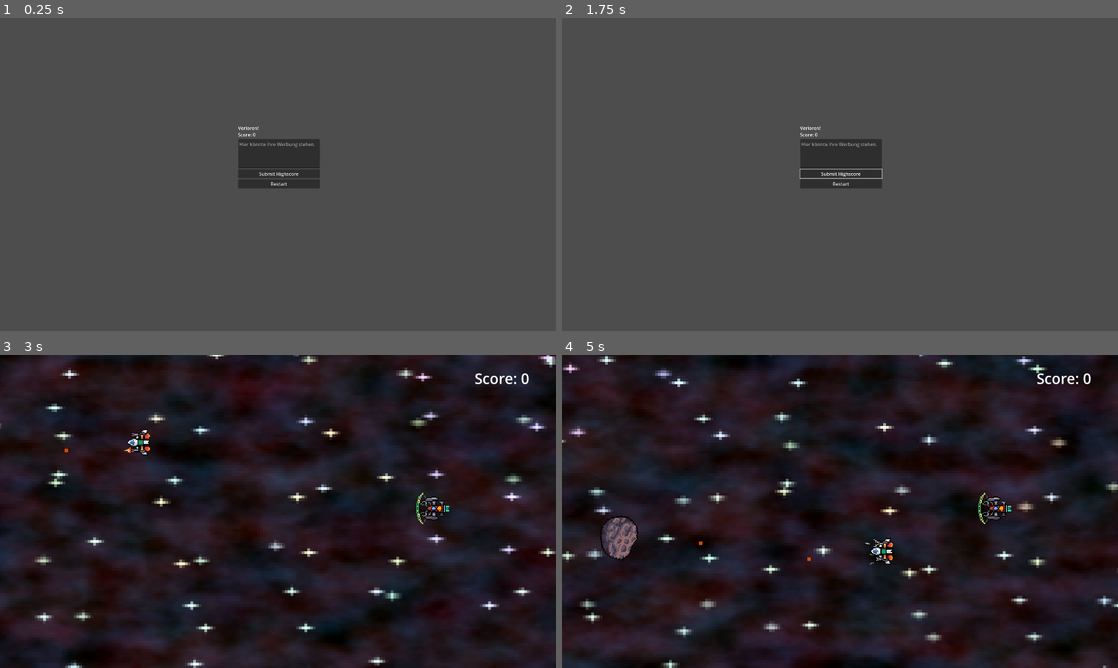
Above: before the commit, frames 1-4 (two rows, left to right).
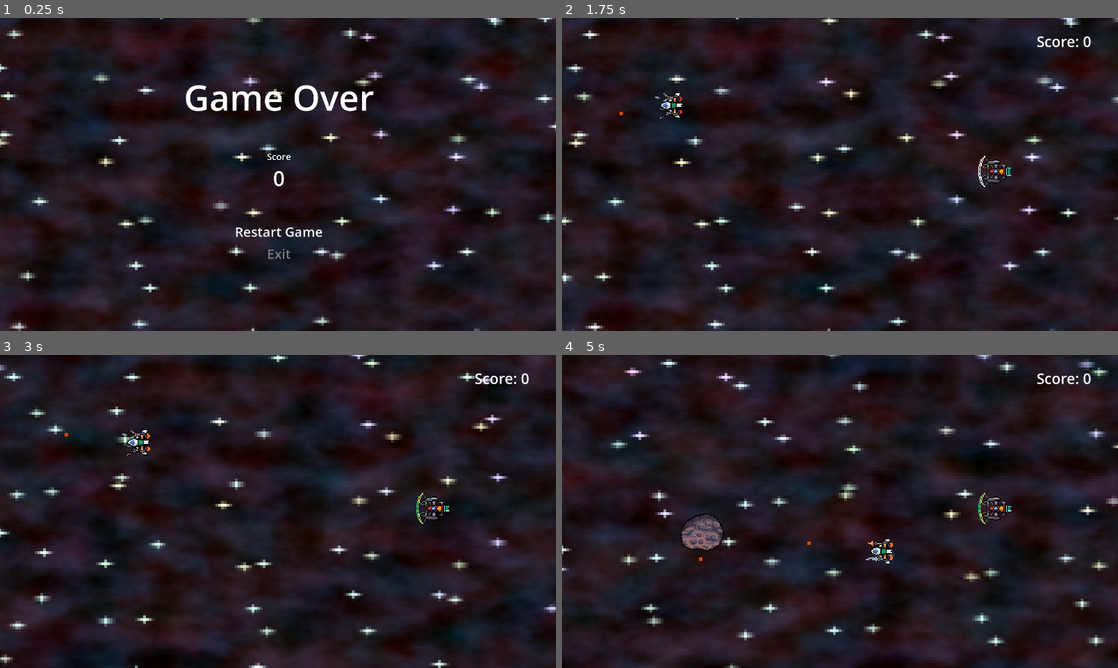
Above: after the commit, the same moments.

Repository: Yekt/SyntaxSoup
Game: Godot game, scene res://scenes/screens/game_over.tscn
The game is run twice, just before and just after one commit, with the same random seed, the same clock (stepped at 60 frames per second) and the same inputs. This scene is started directly instead of the project's main scene. The engine's default icon, where the game draws it, is replaced by a stand-in: a white triangle on a blue panel in a dark square.
Inputs (mouse positions are in pixels of both pictures, inside the frame that each line leads up to):
- Up to frame 1 (0.25 s): no input
- Up to frame 2 (1.75 s): click (840, 174) at 0.5 s, where only the run before the commit has a clickable "Submit Highscore"; click (840, 230) at 1.25 s, where only the run after the commit has a clickable "Restart Game"
- Up to frame 3 (3 s): click (278, 520) at 2 s, where only the run before the commit has a clickable "Restart"; hold D (attacker_right) from 2.78 s (still down)
- Up to frame 4 (5 s): release D (attacker_right) at 3.53 s; hold S (attacker_down) 3.53-4.28 s; hold D (attacker_right) from 4.28 s (still down)

The runs differ from the first frame. In frame 1, 98% of the frame differs, in the area x 0-100%, y 0-100%; in frame 2, 98%; in frame 3, 25%; in frame 4, 26%.

Commit message:
fix: game over screen

Diff:
--- a/globals.gd
+++ b/globals.gd
@@ -8,3 +8,8 @@
 func add_score(delta: int):
 	SCORE += delta
 	print(SCORE)
+
+
+func reset():
+	SCORE = 0
+	SPEED_SCALE = 1.0
--- a/scenes/entities/attacker.tscn
+++ b/scenes/entities/attacker.tscn
@@ -1,12 +1,9 @@
-[gd_scene load_steps=24 format=3 uid="uid://dispcdksyboha"]
+[gd_scene load_steps=20 format=3 uid="uid://dispcdksyboha"]
 
 [ext_resource type="Script" path="res://scenes/entities/attacker.gd" id="1_5n3m0"]
 [ext_resource type="Texture2D" uid="uid://dsvog4sdetuq3" path="res://scenes/textures/Engine.png" id="2_i4ypy"]
-[ext_resource type="Texture2D" uid="uid://ytd1a3nmvxao" path="res://scenes/textures/Main Ship - Base - Full health.png" id="3_w7voh"]
+[ext_resource type="Texture2D" uid="uid://d1e1fb08jt4fb" path="res://scenes/textures/Ship.png" id="3_g2t45"]
 [ext_resource type="Texture2D" uid="uid://dgr7b06nbc6cx" path="res://scenes/textures/Autocannon.png" id="4_46an0"]
-[ext_resource type="Texture2D" uid="uid://b840hdwe2vju6" path="res://scenes/textures/Main Ship - Base - Slight damage.png" id="4_e7aoh"]
-[ext_resource type="Texture2D" uid="uid://cbk2t6xxntmk8" path="res://scenes/textures/Main Ship - Base - Very damaged.png" id="5_ixtxw"]
-[ext_resource type="Texture2D" uid="uid://b2chh23emhuwu" path="res://scenes/textures/Main Ship - Base - Damaged.png" id="6_dm562"]
 
 [sub_resource type="CircleShape2D" id="CircleShape2D_08lvl"]
 radius = 20.0
@@ -64,26 +61,6 @@
 "loop": true,
 "name": &"running",
 "speed": 20.0
-}]
-
-[sub_resource type="SpriteFrames" id="SpriteFrames_5ylnw"]
-animations = [{
-"frames": [{
-"duration": 1.0,
-"texture": ExtResource("3_w7voh")
-}, {
-"duration": 1.0,
-"texture": ExtResource("4_e7aoh")
-}, {
-"duration": 1.0,
-"texture": ExtResource("6_dm562")
-}, {
-"duration": 1.0,
-"texture": ExtResource("5_ixtxw")
-}],
-"loop": false,
-"name": &"default",
-"speed": 5.0
 }]
 
 [sub_resource type="AtlasTexture" id="AtlasTexture_yf0qs"]
@@ -170,9 +147,9 @@
 sprite_frames = SubResource("SpriteFrames_ewujq")
 animation = &"running"
 
-[node name="ShipSprite" type="AnimatedSprite2D" parent="."]
+[node name="ShipSprite" type="Sprite2D" parent="."]
 texture_filter = 1
-sprite_frames = SubResource("SpriteFrames_5ylnw")
+texture = ExtResource("3_g2t45")
 
 [node name="GunAnimation" type="AnimatedSprite2D" parent="."]
 texture_filter = 1
--- a/scenes/screens/ScorePanel.gd
+++ /dev/null
@@ -1,4 +0,0 @@
-extends RichTextLabel
-
-func _process(delta):
-	self.text = "Score: " + str(get_node("/root/Globals").SCORE)
--- a/scenes/screens/StartButton.gd
+++ /dev/null
@@ -1,4 +0,0 @@
-extends Button
-
-func _on_pressed():
-	get_tree().change_scene_to_file("res://scenes/screens/game.tscn" )
--- a/scenes/screens/game.tscn
+++ b/scenes/screens/game.tscn
@@ -4,13 +4,19 @@
 [ext_resource type="PackedScene" uid="uid://dispcdksyboha" path="res://scenes/entities/attacker.tscn" id="2_5qbvn"]
 [ext_resource type="PackedScene" uid="uid://bhhktlh1a1cui" path="res://scenes/entities/supporter.tscn" id="3_b0be5"]
 [ext_resource type="PackedScene" uid="uid://chhfogupnq103" path="res://scenes/entities/background.tscn" id="4_b3dwb"]
-[ext_resource type="Script" path="res://scenes/screens/ScorePanel.gd" id="5_3hegm"]
 
 [sub_resource type="Curve2D" id="Curve2D_tvcxy"]
 _data = {
 "points": PackedVector2Array(0, 0, 0, 0, -136, 19, 0, 0, 0, 0, -137, 1071)
 }
 point_count = 2
+
+[sub_resource type="GDScript" id="GDScript_ojmii"]
+script/source = "extends RichTextLabel
+
+func _process(delta):
+	self.text = \"Score: \" + str(get_node(\"/root/Globals\").SCORE)
+"
 
 [node name="Game" type="Node2D"]
 y_sort_enabled = true
@@ -48,6 +54,6 @@
 offset_bottom = 180.0
 theme_override_font_sizes/normal_font_size = 50
 fit_content = true
-script = ExtResource("5_3hegm")
+script = SubResource("GDScript_ojmii")
 
 [connection signal="timeout" from="SpawnArea/SpawnTimer" to="." method="spawn_asteroid"]
--- a/scenes/screens/game_over.tscn
+++ b/scenes/screens/game_over.tscn
@@ -1,7 +1,9 @@
-[gd_scene load_steps=3 format=3 uid="uid://dby2nq1eahwv8"]
+[gd_scene load_steps=4 format=3 uid="uid://dby2nq1eahwv8"]
 
-[ext_resource type="Script" path="res://scenes/screens/submit.gd" id="1_hhqly"]
-[ext_resource type="Script" path="res://scenes/screens/StartButton.gd" id="3_beqb0"]
+[ext_resource type="Script" path="res://scenes/scripts/game_over.gd" id="1_yqeok"]
+[ext_resource type="PackedScene" uid="uid://chhfogupnq103" path="res://scenes/entities/background.tscn" id="3_pt83h"]
+
+[sub_resource type="StyleBoxEmpty" id="StyleBoxEmpty_050d5"]
 
 [node name="GameOver" type="Control"]
 layout_mode = 3
@@ -14,6 +16,9 @@
 offset_bottom = 8.0
 grow_horizontal = 2
 grow_vertical = 2
+script = ExtResource("1_yqeok")
+
+[node name="background" parent="." instance=ExtResource("3_pt83h")]
 
 [node name="VBoxContainer" type="VBoxContainer" parent="."]
 layout_mode = 1
@@ -22,34 +27,78 @@
 anchor_top = 0.5
 anchor_right = 0.5
 anchor_bottom = 0.5
-offset_left = -141.5
-offset_top = -180.0
-offset_right = 141.5
-offset_bottom = 180.0
+offset_left = -328.0
+offset_top = -262.0
+offset_right = 329.0
+offset_bottom = 205.0
 grow_horizontal = 2
 grow_vertical = 2
+theme_override_constants/separation = 100
 
-[node name="Score" type="RichTextLabel" parent="VBoxContainer"]
+[node name="GameOver" type="Label" parent="VBoxContainer"]
+layout_mode = 2
+theme_override_font_sizes/font_size = 121
+text = "Game Over"
+horizontal_alignment = 1
+vertical_alignment = 1
+
+[node name="ScoreContainer" type="VBoxContainer" parent="VBoxContainer"]
+layout_mode = 2
+
+[node name="ScoreLabel" type="Label" parent="VBoxContainer/ScoreContainer"]
+layout_mode = 2
+theme_override_font_sizes/font_size = 31
+text = "Score"
+horizontal_alignment = 1
+vertical_alignment = 1
+
+[node name="Score" type="Label" parent="VBoxContainer/ScoreContainer"]
 unique_name_in_owner = true
 layout_mode = 2
-text = "Verkackt du Null"
-fit_content = true
+theme_override_font_sizes/font_size = 71
+text = "0"
+horizontal_alignment = 1
+vertical_alignment = 1
 
-[node name="TextEdit" type="TextEdit" parent="VBoxContainer"]
+[node name="ActionsContainer" type="VBoxContainer" parent="VBoxContainer"]
+layout_mode = 2
+
+[node name="RestartButton" type="Button" parent="VBoxContainer/ActionsContainer"]
+unique_name_in_owner = true
+layout_mode = 2
+theme_override_colors/font_color = Color(0.481789, 0.481789, 0.481789, 1)
+theme_override_font_sizes/font_size = 46
+theme_override_styles/focus = SubResource("StyleBoxEmpty_050d5")
+text = "Restart Game"
+flat = true
+
+[node name="StartMenuButton" type="Button" parent="VBoxContainer/ActionsContainer"]
+unique_name_in_owner = true
+layout_mode = 2
+theme_override_colors/font_color = Color(0.481789, 0.481789, 0.481789, 1)
+theme_override_font_sizes/font_size = 46
+theme_override_styles/focus = SubResource("StyleBoxEmpty_050d5")
+text = "Exit"
+flat = true
+
+[node name="PublishScoreButton" type="Button" parent="VBoxContainer/ActionsContainer"]
+unique_name_in_owner = true
+visible = false
+layout_mode = 2
+theme_override_colors/font_color = Color(0.481789, 0.481789, 0.481789, 1)
+theme_override_font_sizes/font_size = 46
+theme_override_styles/focus = SubResource("StyleBoxEmpty_050d5")
+text = "Publish my Score"
+flat = true
+
+[node name="NameInput" type="TextEdit" parent="VBoxContainer/ActionsContainer"]
+unique_name_in_owner = true
+visible = false
 clip_contents = true
 custom_minimum_size = Vector2(100, 100)
 layout_mode = 2
-placeholder_text = "Hier könnte ihre Werbung stehen."
+placeholder_text = "Enter name.."
 
-[node name="submit" type="Button" parent="VBoxContainer"]
-layout_mode = 2
-text = "Submit Highscore"
-script = ExtResource("1_hhqly")
-
-[node name="restart" type="Button" parent="VBoxContainer"]
-layout_mode = 2
-text = "Restart"
-script = ExtResource("3_beqb0")
-
-[connection signal="pressed" from="VBoxContainer/submit" to="VBoxContainer/submit" method="_on_pressed"]
-[connection signal="pressed" from="VBoxContainer/restart" to="VBoxContainer/restart" method="_on_pressed"]
+[connection signal="pressed" from="VBoxContainer/ActionsContainer/RestartButton" to="." method="restart_game"]
+[connection signal="pressed" from="VBoxContainer/ActionsContainer/StartMenuButton" to="." method="start_menu"]
+[connection signal="pressed" from="VBoxContainer/ActionsContainer/PublishScoreButton" to="." method="publish_score"]
--- a/scenes/screens/start.gd
+++ b/scenes/screens/start.gd
@@ -1,7 +1,7 @@
 extends Control
 
 
-const SPEED = 500
+const SPEED = 0.1
 
 
 func _ready():
@@ -11,7 +11,7 @@
 
 
 func _process(delta):
-	var progress = fmod(-0.1 * delta, 1.0)
+	var progress = fmod(-SPEED * delta, 1.0)
 	%AttackerPosition.progress_ratio += progress
 	%Attacker.global_position = %AttackerPosition.global_position
 	%SupporterPosition.progress_ratio += progress
@@ -24,3 +24,7 @@
 
 func show_controls():
 	print("This does nothing for now!")
+
+
+func exit_game():
+	get_tree().quit()
--- a/scenes/screens/start.tscn
+++ b/scenes/screens/start.tscn
@@ -212,17 +212,20 @@
 sprite_frames = SubResource("SpriteFrames_xkxhn")
 autoplay = "default"
 
-[node name="StartButton" type="Button" parent="."]
-unique_name_in_owner = true
+[node name="Menu" type="VBoxContainer" parent="."]
 layout_mode = 1
 anchors_preset = 2
 anchor_top = 1.0
 anchor_bottom = 1.0
-offset_left = 41.0
-offset_top = -231.0
-offset_right = 300.0
-offset_bottom = -159.0
+offset_left = 34.0
+offset_top = -262.0
+offset_right = 293.0
+offset_bottom = -38.0
 grow_vertical = 0
+
+[node name="StartButton" type="Button" parent="Menu"]
+unique_name_in_owner = true
+layout_mode = 2
 theme_override_colors/font_color = Color(0.481789, 0.481789, 0.481789, 1)
 theme_override_font_sizes/font_size = 46
 theme_override_styles/focus = SubResource("StyleBoxEmpty_hn3bl")
@@ -230,16 +233,8 @@
 flat = true
 alignment = 0
 
-[node name="ControlsButton" type="Button" parent="."]
-layout_mode = 1
-anchors_preset = 2
-anchor_top = 1.0
-anchor_bottom = 1.0
-offset_left = 39.0
-offset_top = -138.0
-offset_right = 298.0
-offset_bottom = -66.0
-grow_vertical = 0
+[node name="ControlsButton" type="Button" parent="Menu"]
+layout_mode = 2
 theme_override_colors/font_color = Color(0.481789, 0.481789, 0.481789, 1)
 theme_override_font_sizes/font_size = 46
 theme_override_styles/focus = SubResource("StyleBoxEmpty_01ltk")
@@ -247,5 +242,15 @@
 flat = true
 alignment = 0
 
-[connection signal="pressed" from="StartButton" to="." method="start_game"]
-[connection signal="pressed" from="ControlsButton" to="." method="show_controls"]
+[node name="ExitButton" type="Button" parent="Menu"]
+layout_mode = 2
+theme_override_colors/font_color = Color(0.481789, 0.481789, 0.481789, 1)
+theme_override_font_sizes/font_size = 46
+theme_override_styles/focus = SubResource("StyleBoxEmpty_hn3bl")
+text = "Exit"
+flat = true
+alignment = 0
+
+[connection signal="pressed" from="Menu/StartButton" to="." method="start_game"]
+[connection signal="pressed" from="Menu/ControlsButton" to="." method="show_controls"]
+[connection signal="pressed" from="Menu/ExitButton" to="." method="exit_game"]
--- a/scenes/screens/submit.gd
+++ /dev/null
@@ -1,9 +0,0 @@
-extends Button
-
-
-# Called when the node enters the scene tree for the first time.
-func _ready():
-	%Score.text = "Verloren!\nScore: " + str(get_node("/root/Globals").SCORE)
-
-func _on_pressed():
-	pass # Replace with function body.
--- /dev/null
+++ b/scenes/scripts/game_over.gd
@@ -0,0 +1,27 @@
+extends Control
+
+
+var GLOBALS
+
+
+func _ready():
+	GLOBALS = get_node("/root/Globals")
+	%Score.text = str(GLOBALS.SCORE)
+	%RestartButton.grab_focus()
+
+
+func restart_game():
+	GLOBALS.reset()
+	get_tree().change_scene_to_file("res://scenes/screens/game.tscn")
+
+
+func start_menu():
+	GLOBALS.reset()
+	get_tree().change_scene_to_file("res://scenes/screens/start.tscn")
+
+
+func publish_score():
+	print("This does nothing for now!")
+	#var name = %NameInput.text
+	# if name != %NameInput.placeholder_text:
+		#TODO push to FireBase
